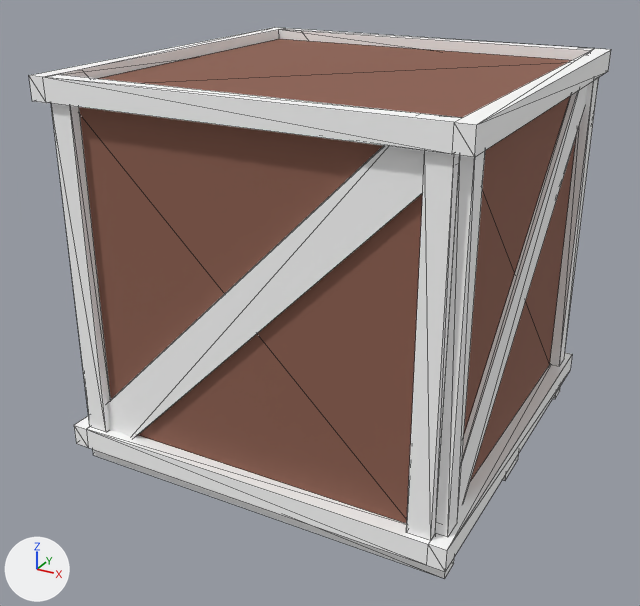
What one commit did to the glTF model assets/meshes/crate_small.glb.
The view is the same before and after, from a 50 mm lens placed at (1.124, -2.186, 1.49), pointed at (-0.033, -0.081, 0.437). Lighting does not change. The marker at lower left points along +X, +Y and +Z. The older version comes first. Mesh edges are drawn as thin lines. Objects named as collision shapes, trigger or cutter boxes, shadow casters or lower levels of detail are left out. Vertices at exactly the same position are counted once.

Objects in the first picture: 'CrateSmall-occ'.
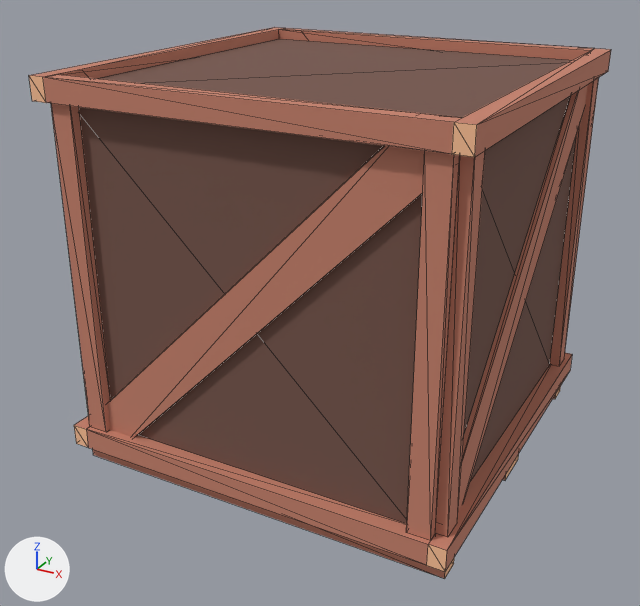
Boxes (x1, y1, x2, y2) around the edits, measured in the pictures (640 x 606 px):
part 1 of me_cube_010, recoloured (white to orange): (29, 27, 611, 579) in both
part 2 of me_cube_010, recoloured: (79, 39, 576, 524) in both
part 3 of me_cube_010, recoloured: (29, 76, 561, 577) in both

What changed in the scene script:
```text
Add mat_hardwood_dark:
    mat_hardwood_dark = principled_material('hardwood_dark')
    mat_hardwood_dark.base_color = (0.18, 0.0907, 0.07)  # brown #76554b
    mat_hardwood_dark.roughness = 1.0
Add mat_pine_end:
    mat_pine_end = principled_material('pine_end')
    mat_pine_end.base_color = (1.0, 0.545, 0.314)  # beige #ffc398
    mat_pine_end.roughness = 1.0
Add mat_hardwood_light:
    mat_hardwood_light = principled_material('hardwood_light')
    mat_hardwood_light.base_color = (0.57, 0.223, 0.152)  # orange #c7826d
    mat_hardwood_light.roughness = 1.0
Change me_cube_010:
    where me_cube_010.from_pydata(...)  # 156 vertices, 200 faces; spans x -0.578..0.578, y -0.578..0.578, z 0.0..1.125
    used by ob_cratesmall_occ; location = (0.0, 0.0, 0.0)
    me_cube_010 part 1: all 160 faces that had it switch from mat_wood_dark (white #ffffff) to mat_hardwood_light (orange #c7826d)
    me_cube_010 part 2: all 12 faces that had it switch from mat_wood_light (brown #8d6050) to mat_hardwood_dark (brown #76554b)
    me_cube_010 part 3: all 28 faces that had it switch from mat_wood_light_end (white #ffffff) to mat_pine_end (beige #ffc398)
```
